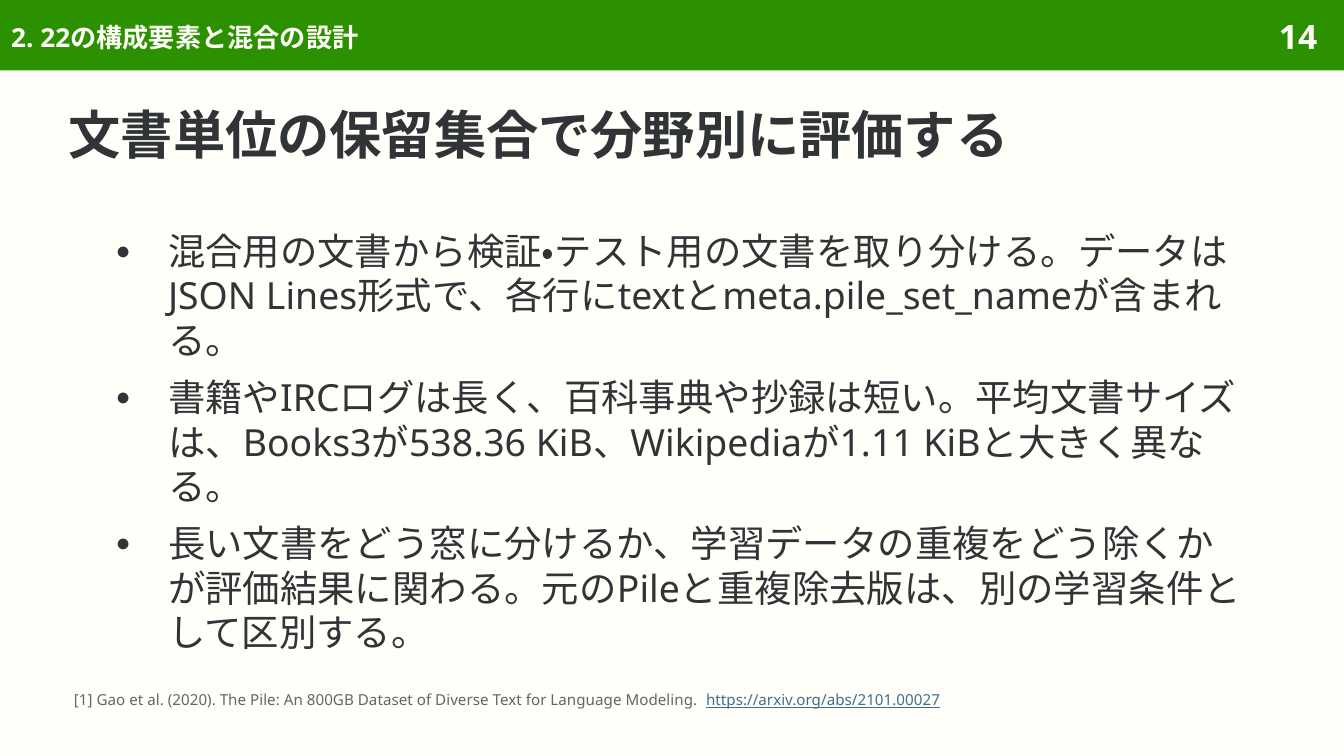
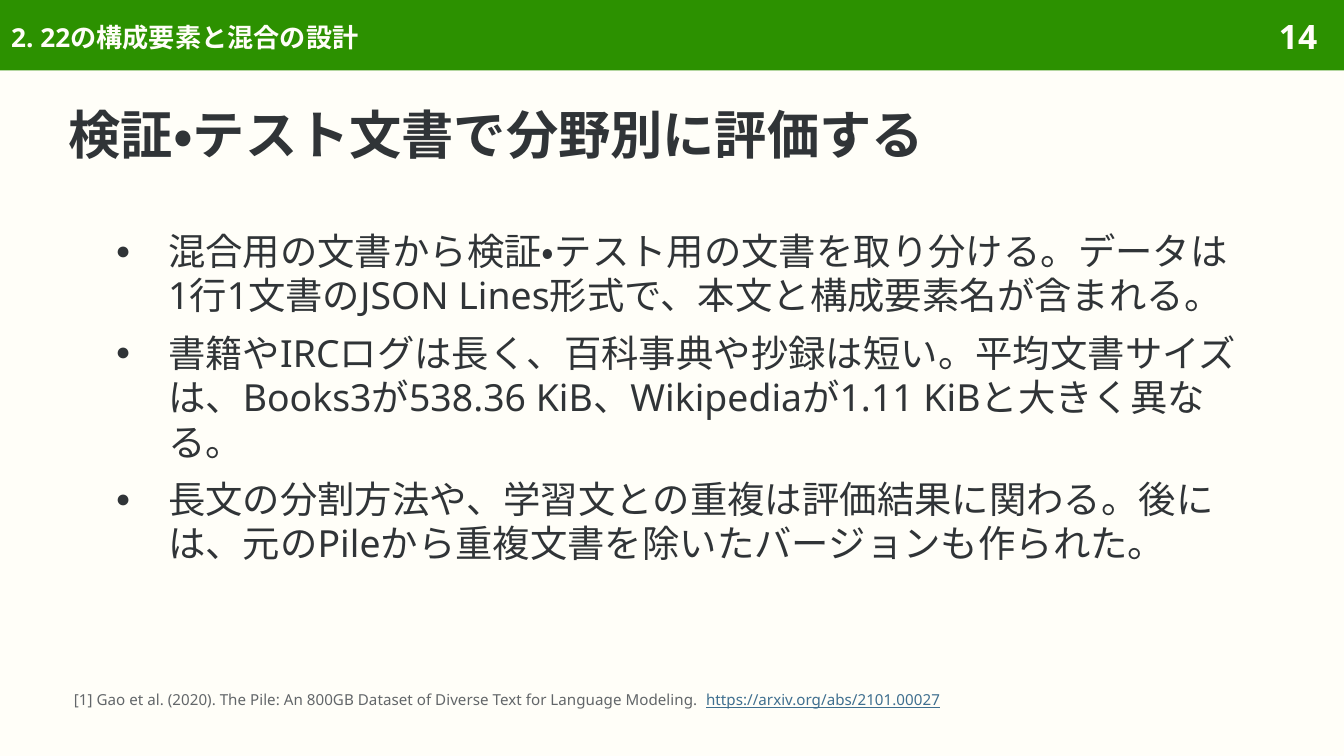
Before and after one commit to sasakiy84/datasets-in-10-minutes, a slide deck: slide 14 of slides/datasets-in-10-minutes-the-pile.pptx. Drawn at 1344x756 pixels with LibreOffice and Linux fonts; fonts in the diff are those of the drawing. Boxes give left, top, right and bottom in pixels: in the first picture for what was removed or moved away, otherwise in the second. Text is boxed around its words. In the diff, an @@ line names an element or a change of style, - is before the commit and + after.

Commit message:
Clarify The Pile Japanese and explain corpus composition and language-model use

```diff
--- a/slides/datasets-in-10-minutes-the-pile.pptx
+++ b/slides/datasets-in-10-minutes-the-pile.pptx
@@ title at <box>69,109,924,159</box>: text changed @@
-文書単位の保留集合で分野別に評価する
+検証・テスト文書で分野別に評価する
@@ text at <box>168,233,1228,316</box>: text changed @@
-● 混合用の文書から検証・テスト用の文書を取り分ける。データはJSON Lines形式で、各行にtextとmeta.pile_set_nameが含まれる。
+● 混合用の文書から検証・テスト用の文書を取り分ける。データは1行1文書のJSON Lines形式で、本文と構成要素名が含まれる。
@@ text at <box>168,481,1214,560</box>: text changed @@
-● 長い文書をどう窓に分けるか、学習データの重複をどう除くかが評価結果に関わる。元のPileと重複除去版は、別の学習条件として区別する。
+● 長文の分割方法や、学習文との重複は評価結果に関わる。後には、元のPileから重複文書を除いたバージョンも作られた。
```
Also in this commit, not shown: 36 other slides changed, 2 slides removed, 40 other files.
